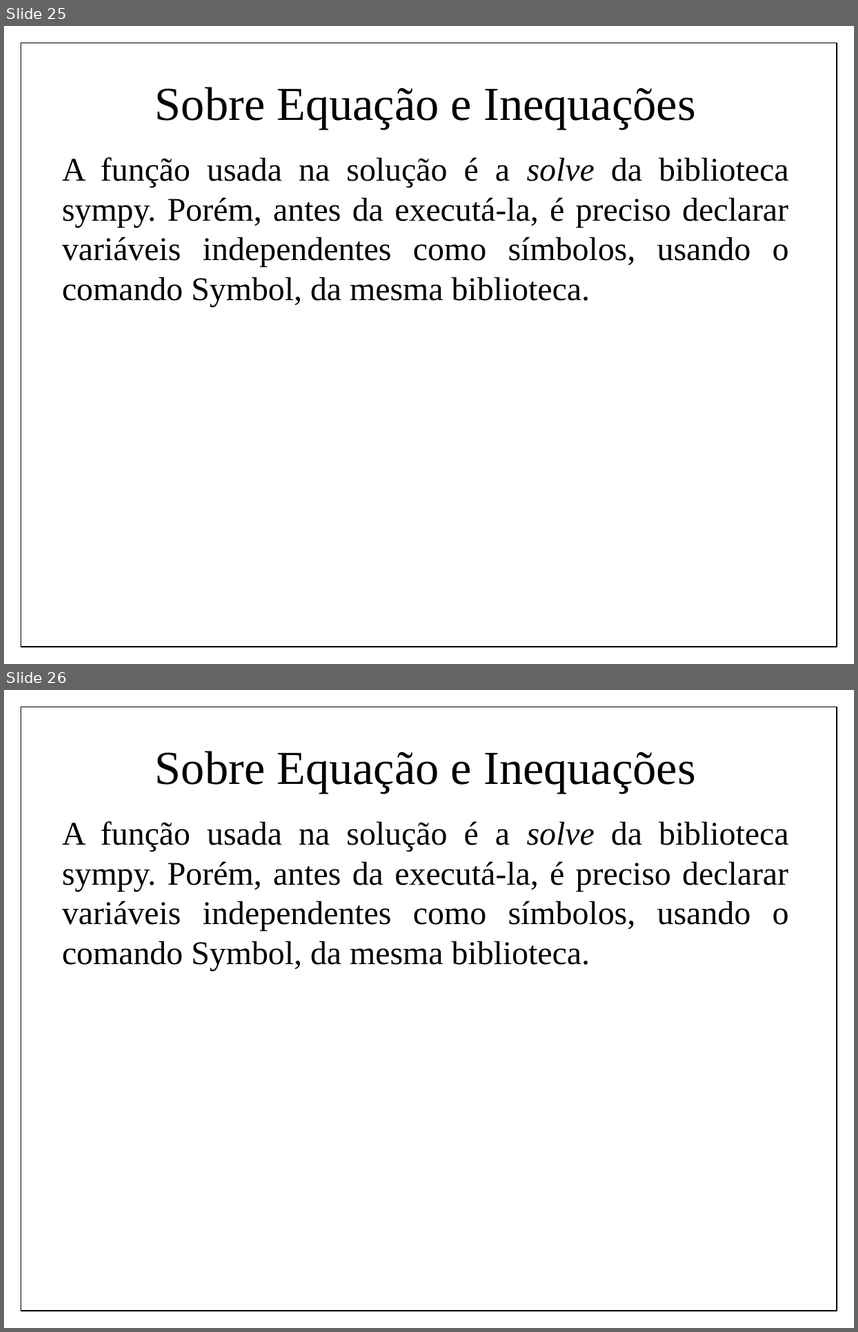
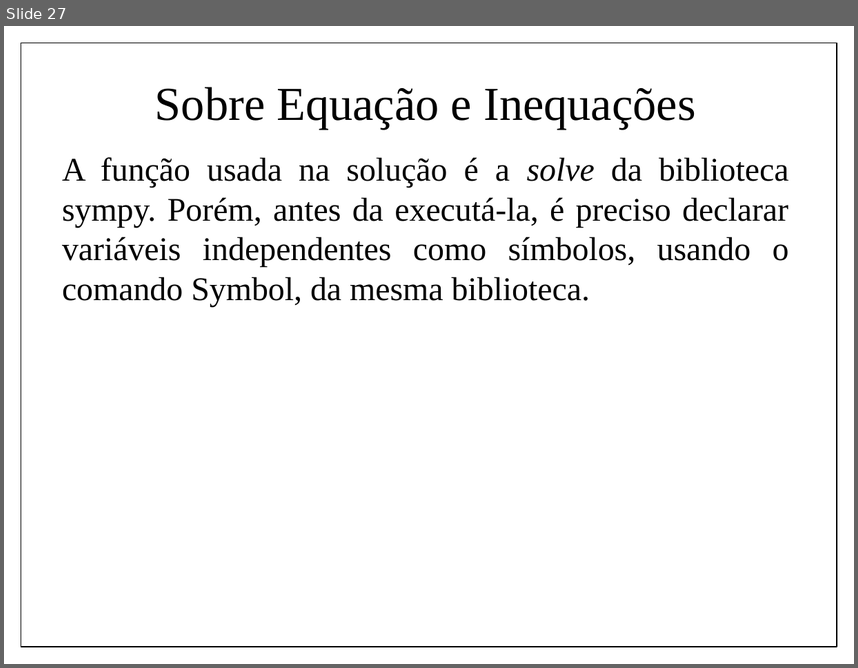
Before and after one commit to IgorSantos1996/MathwithPython, a slide deck: MatematicaPython.pptx. Shown one above the other, each under a label of ours: slides 25 and 26 before the commit, slide 27 after it. The pictures are 858x1332 and 858x668 pixels, drawn with LibreOffice and Linux fonts; fonts in the diff are those of the drawing; background and template pictures are left out. Boxes give left, top, right and bottom in pixels: in the first picture for what was removed or moved away, otherwise in the second. Text is boxed around its words. In the diff, an @@ line names an element or a change of style, - is before the commit and + after.

```diff
--- a/MatematicaPython.pptx
+++ b/MatematicaPython.pptx
@@ slide 26 removed at bbox=[4, 690, 854, 1328], background picture (left out); not listed: 1 template element that a slide beside it also shows @@
@@ text removed at bbox=[155, 751, 695, 793] @@
-Sobre Equação e Inequações
@@ text removed at bbox=[62, 821, 789, 971] @@
-A função usada na solução é a solve da biblioteca sympy. Porém, antes da executá-la, é preciso declarar variáveis independentes como símbolos, usando o comando Symbol, da mesma biblioteca.
@@ what was slide 25 is now slide 27 @@
```
Also in this commit, not shown: 1 slide changed, 2 slides added, 5 other files.
